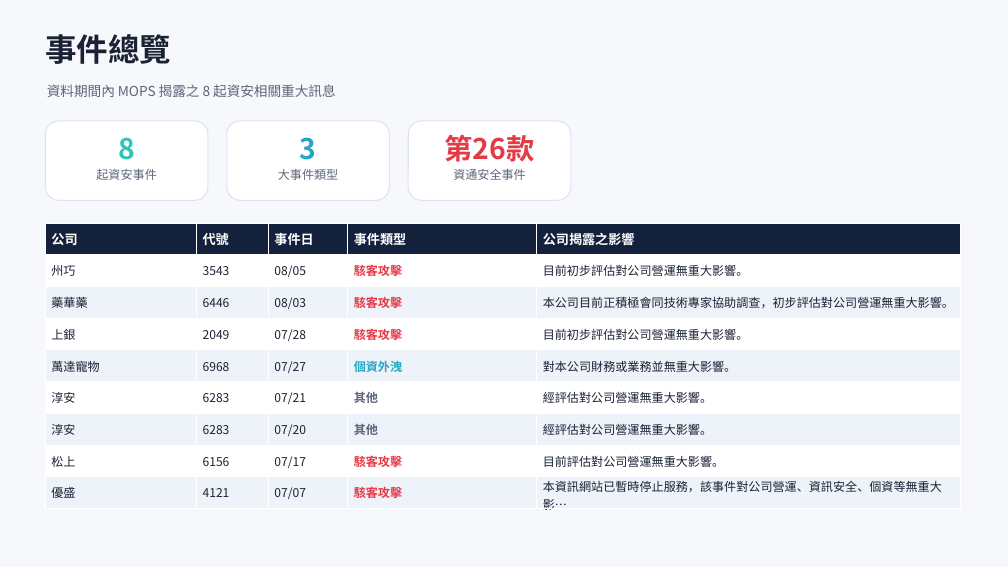
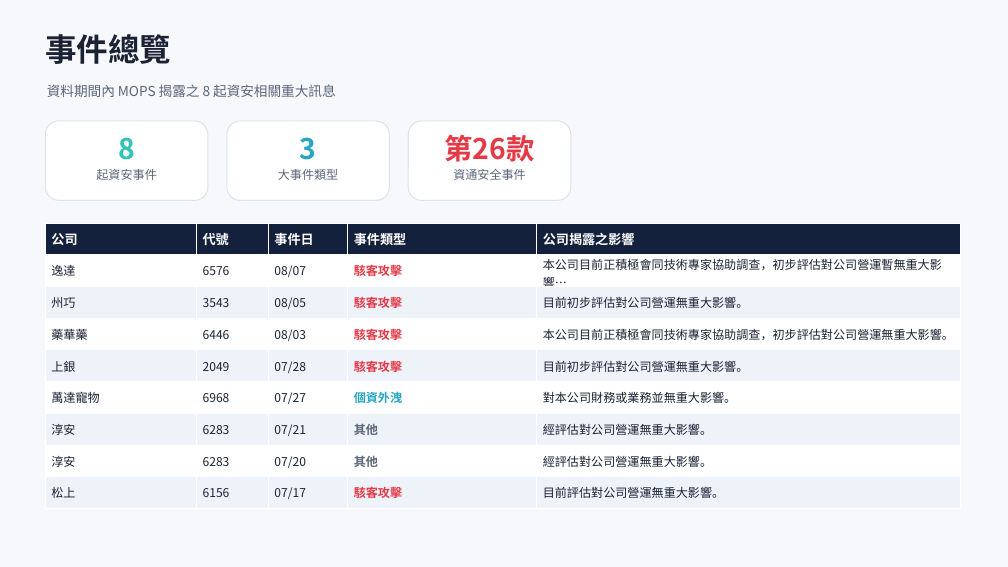
Before and after one commit to Johnnylin77/mops-isec-monitor, a slide deck: slide 2 of 資安事件因應分析.pptx. Drawn at 1008x567 pixels with LibreOffice and Linux fonts; fonts in the diff are those of the drawing. Boxes give left, top, right and bottom in pixels: in the first picture for what was removed or moved away, otherwise in the second. Text is boxed around its words. In the diff, an @@ line names an element or a change of style, - is before the commit and + after.

```diff
--- a/資安事件因應分析.pptx
+++ b/資安事件因應分析.pptx
@@ table at <box>45,223,960,509</box> @@
+row 2: 逸達 | 6576 | 08/07 | 駭客攻擊 | 本公司目前正積極會同技術專家協助調查，初步評估對公司營運暫無重大影響…
-row 9: 優盛 | 4121 | 07/07 | 駭客攻擊 | 本資訊網站已暫時停止服務，該事件對公司營運、資訊安全、個資等無重大影…
```
Also in this commit, not shown: 5 other slides changed, 2 other files.
